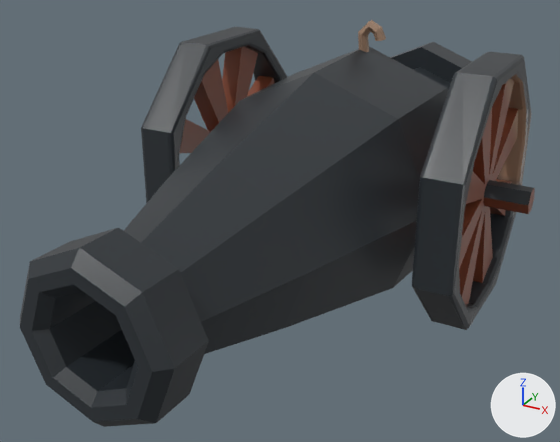
An edit to the Blender file BlenderMesh/Tower_1.blend, drawn before and after from the same camera.
Rendered twice from a camera (50 mm lens) standing at (3.23, -7.25, 2.84) and looking at (-0.26, -0.9, -0.33). Arrows for +X, +Y and +Z are at lower right; the lights stay in place.
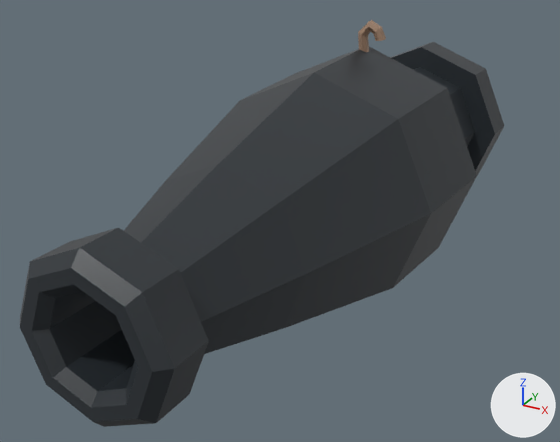
Location of each change, (x1, y1, x2, y2) in pixels of the pictures (560 x 442 px):
'Cylinder.002', deleted: before (141, 27, 535, 330)

Patch to the scene script:
```diff
--- a/BlenderMesh/Tower_1.blend.py
+++ b/BlenderMesh/Tower_1.blend.py
@@ ob_cylinder_002 @@
-ob_cylinder_002 = bpy.data.objects.new('Cylinder.002', me_cylinder_008)
-ob_cylinder_002.location = (0.0, 0.0, 0.0)
-ob_cylinder_002.rotation_euler = (1.571, 1.179, 1.571)  # degrees (90, 68, 90)
-ob_cylinder_002.scale = (1.37, 1.37, 1.37)
```
